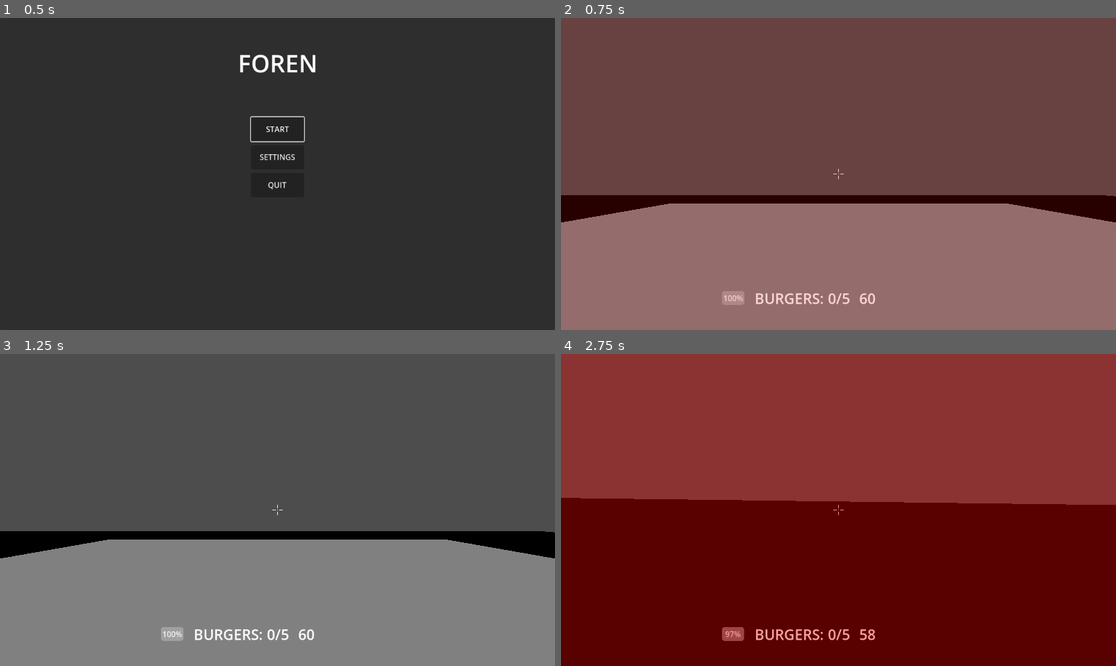
Above: before the commit, frames 1-4 (two rows, left to right).
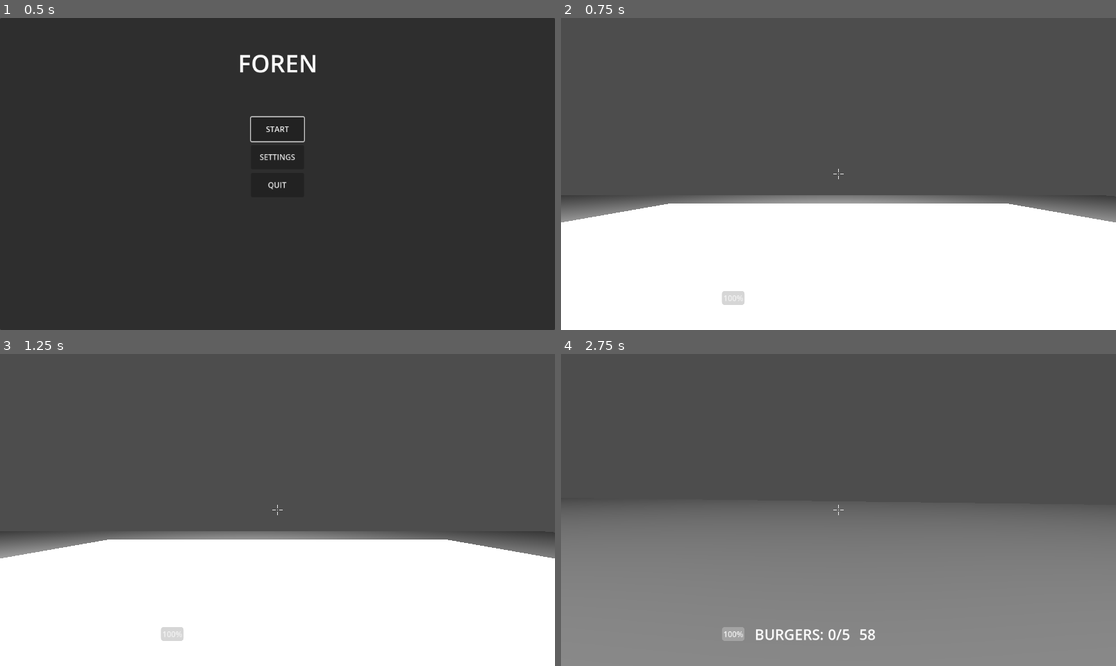
Above: after the commit, the same moments.

Repository: Gablinski/Foren
Game: Godot game, scene res://main_menu.tscn
Two runs of this game, one before a commit and one after it. Both use one fixed random seed, a clock stepped at 60 frames per second and the inputs below. The project has no main scene, so this scene is started directly.
Inputs (mouse positions are in pixels of both pictures, inside the frame that each line leads up to):
- Up to frame 1 (0.5 s): no input
- Up to frame 2 (0.75 s): click "START" at 0.5 s
- Up to frame 3 (1.25 s): no input
- Up to frame 4 (2.75 s): tap Enter at 1.25 s; move the mouse to (866, 510) at 1.27 s; hold W (move_forward) from 1.28 s (still down); tap Q (dash) at 1.35, 2.3 s; tap Space (jump) at 1.52, 2.27 s; tap R (run) at 1.55, 2.1 s; move the mouse to (810, 510) at 2.02 s

Frame 1 is identical in both runs. In frame 2, 100% of the frame differs, in the area x 0-100%, y 0-100%; in frame 3, 43%; in frame 4, 100%.

Commit message:
TUNG TUNG TUNG UNTUNTUNGURNRG

Diff:
--- a/burger_pickup.tscn
+++ b/burger_pickup.tscn
@@ -1,11 +1,10 @@
 [gd_scene format=3 uid="uid://detb76mk3kscn"]
 
 [ext_resource type="Script" uid="uid://ds2miovr824b8" path="res://burger_pickup.gd" id="1_gx4nq"]
+[ext_resource type="PackedScene" uid="uid://k4fgx62uv10h" path="res://burger.glb" id="2_0duc7"]
 
 [sub_resource type="SphereShape3D" id="SphereShape3D_ejlhg"]
 radius = 0.6
-
-[sub_resource type="SphereMesh" id="SphereMesh_0duc7"]
 
 [node name="BurgerPickup" type="Area3D" unique_id=461418647]
 collision_layer = 2
@@ -14,5 +13,4 @@
 [node name="CollisionShape3D" type="CollisionShape3D" parent="." unique_id=385228794]
 shape = SubResource("SphereShape3D_ejlhg")
 
-[node name="(Place Holder)" type="MeshInstance3D" parent="." unique_id=1372378515]
-mesh = SubResource("SphereMesh_0duc7")
+[node name="burger2" parent="." unique_id=1566766131 instance=ExtResource("2_0duc7")]
--- a/node_3d.tscn
+++ b/node_3d.tscn
@@ -24,7 +24,6 @@
 
 [node name="Player" parent="." unique_id=1082028449 groups=["player"] instance=ExtResource("2_jka67")]
 transform = Transform3D(1, 0, 0, 0, 1, 0, 0, 0, 1, 0, 0.43067098, 0)
-slide_duration = 1.4
 
 [node name="TestingObjects" type="Node" parent="." unique_id=1146520545]
 
@@ -182,7 +181,7 @@
 grow_vertical = 2
 text = "QUIT"
 
-[node name="PauseMenu" type="CanvasLayer" parent="." unique_id=2012220508]
+[node name="PauseMenu" type="CanvasLayer" parent="." unique_id=2012220508 groups=["pause_menu"]]
 process_mode = 3
 layer = 10
 script = ExtResource("8_6iypd")
--- a/pause_menu.gd
+++ b/pause_menu.gd
@@ -2,7 +2,8 @@
 
 @export var main_menu_scene : String = "res://main_menu.tscn"
 
-var _paused : bool = false
+var _paused    : bool = false
+var _game_over : bool = false
 
 @onready var panel          : Panel  = $Panel
 @onready var resume_button  : Button = $Panel/ResumeButton
@@ -15,7 +16,12 @@
 	restart_button.pressed.connect(_on_restart)
 	quit_button.pressed.connect(_on_quit)
 
+func set_game_over() -> void:
+	_game_over = true
+
 func _input(event: InputEvent) -> void:
+	if _game_over:
+		return
 	if event is InputEventMouseMotion:
 		return
 	if event is InputEventKey and event.pressed and not event.echo:
--- a/player.gd
+++ b/player.gd
@@ -19,12 +19,6 @@
 @export var jump_buffer_time : float = 0.12
 @export var max_fall_speed   : float = 32.0
 
-## Slide
-@export var slide_speed         : float = 18.0
-@export var slide_duration      : float = 2.5
-@export var slide_height_full   : float = 1.8
-@export var slide_height_crouch : float = 0.5
-
 ## Dash
 @export var dash_speed       : float = 24.0
 @export var dash_duration    : float = 0.16
@@ -42,8 +36,8 @@
 # ─────────────────────────────────────────────
 #  NODE REFERENCES
 # ─────────────────────────────────────────────
-@onready var camera_rig : Node3D          = $CameraRig
-@onready var camera     : Camera3D        = $CameraRig/Camera3D
+@onready var camera_rig : Node3D           = $CameraRig
+@onready var camera     : Camera3D         = $CameraRig/Camera3D
 @onready var collision  : CollisionShape3D = $CollisionShape3D
 
 # ─────────────────────────────────────────────
@@ -57,10 +51,6 @@
 var _was_grounded     : bool  = false
 var _jump_held        : bool  = false
 var _jump_was_pressed : bool  = false
-
-var _sliding    : bool    = false
-var _slide_timer : float  = 0.0
-var _slide_dir  : Vector3 = Vector3.ZERO
 
 var _dashing       : bool    = false
 var _dash_timer    : float   = 0.0
@@ -147,11 +137,10 @@
 	_handle_dash(delta)
 
 	# ── Horizontal movement ──────────────────
-	if not _dashing:
-		_handle_movement(delta, grounded)
-
-	# ── Head-bob — only runs when NOT sliding ─
-	if bob_enabled and not _sliding:
+	_handle_movement(delta, grounded)
+
+	# ── Head-bob ────────────────────────────
+	if bob_enabled:
 		_update_bob(delta, grounded)
 
 	move_and_slide()
@@ -162,10 +151,6 @@
 #  MOVEMENT
 # ─────────────────────────────────────────────
 func _handle_movement(delta: float, grounded: bool) -> void:
-	if _sliding:
-		_handle_slide(delta, grounded)
-		return
-
 	var wish_dir := Vector3.ZERO
 	wish_dir.x = Input.get_axis("move_left",    "move_right")
 	wish_dir.z = Input.get_axis("move_forward", "move_back")
@@ -188,44 +173,6 @@
 	else:
 		velocity.x = move_toward(velocity.x, target_vel.x, air_acceleration * delta)
 		velocity.z = move_toward(velocity.z, target_vel.z, air_acceleration * delta)
-
-	# Start slide
-	if Input.is_action_just_pressed("run") and grounded and \
-			Vector3(velocity.x, 0, velocity.z).length() > 1.0:
-		_sliding     = true
-		_slide_timer = slide_duration
-		_slide_dir   = Vector3(velocity.x, 0, velocity.z).normalized()
-		_set_crouch(true)
-
-
-# ─────────────────────────────────────────────
-#  SLIDE
-# ─────────────────────────────────────────────
-func _handle_slide(delta: float, grounded: bool) -> void:
-	_slide_timer -= delta
-
-	if _slide_timer <= 0.0 or Input.is_action_just_pressed("run") or not grounded:
-		_sliding = false
-		_set_crouch(false)
-		return
-
-	var t : float = _slide_timer / slide_duration
-	var current_speed : float = lerp(max_speed * 0.4, slide_speed, t)
-	velocity.x = _slide_dir.x * current_speed
-	velocity.z = _slide_dir.z * current_speed
-
-# ─────────────────────────────────────────────
-#  CROUCH
-# ─────────────────────────────────────────────
-func _set_crouch(crouching: bool) -> void:
-	var shape := collision.shape as CapsuleShape3D
-	if shape:
-		shape.height = slide_height_crouch if crouching else slide_height_full
-
-	var target_y := _cam_base_y - 0.9 if crouching else _cam_base_y
-	var tween := create_tween()
-	tween.tween_property(camera_rig, "position:y", target_y, 0.08) \
-		.set_trans(Tween.TRANS_LINEAR).set_ease(Tween.EASE_IN_OUT)
 
 
 # ─────────────────────────────────────────────
@@ -263,9 +210,6 @@
 #  HEAD-BOB
 # ─────────────────────────────────────────────
 func _update_bob(delta: float, grounded: bool) -> void:
-	if _sliding:
-		return
-
 	var horizontal_speed := Vector3(velocity.x, 0.0, velocity.z).length()
 	if grounded and horizontal_speed > 0.5:
 		_bob_t += delta * bob_freq * (horizontal_speed / max_speed)
--- a/rising_platform.tscn
+++ b/rising_platform.tscn
@@ -9,9 +9,11 @@
 size = Vector3(100, 0.5, 100)
 
 [sub_resource type="BoxShape3D" id="BoxShape3D_t2an0"]
-size = Vector3(108.94385, 508.69824, 100)
+size = Vector3(108.94385, 505.8828, 100)
 
 [node name="RisingPlatform" type="AnimatableBody3D" unique_id=273068262]
+collision_layer = 4
+collision_mask = 0
 script = ExtResource("1_0yydv")
 rise_speed = 1.0
 
@@ -25,5 +27,5 @@
 collision_layer = 2
 
 [node name="CollisionShape3D" type="CollisionShape3D" parent="Area3D" unique_id=361224625]
-transform = Transform3D(1, 0, 0, 0, 1, 0, 0, 0, 1, 0, -251.78444, 0)
+transform = Transform3D(1, 0, 0, 0, 1, 0, 0, 0, 1, 0, -253.19215, 0)
 shape = SubResource("BoxShape3D_t2an0")
--- a/win_lose_green.gd
+++ b/win_lose_green.gd
@@ -11,10 +11,10 @@
 @onready var quit_button    : Button = $Panel/QuitButton
 
 func _ready() -> void:
+	process_mode = Node.PROCESS_MODE_ALWAYS
 	panel.visible = false
 	restart_button.pressed.connect(_on_restart)
 	quit_button.pressed.connect(_on_quit)
-
 	await get_tree().process_frame
 	var gm := get_tree().get_first_node_in_group("game_manager")
 	if gm:
@@ -32,6 +32,10 @@
 	_show_screen()
 
 func _show_screen() -> void:
+	get_tree().paused = true
+	var pm := get_tree().get_first_node_in_group("pause_menu")
+	if pm:
+		pm.set_game_over()
 	panel.visible = true
 	Input.mouse_mode = Input.MOUSE_MODE_VISIBLE
 	restart_button.grab_focus()
@@ -41,9 +45,11 @@
 		.set_trans(Tween.TRANS_QUAD).set_ease(Tween.EASE_OUT)
 
 func _on_restart() -> void:
+	get_tree().paused = false
 	Input.mouse_mode = Input.MOUSE_MODE_CAPTURED
 	get_tree().reload_current_scene()
 
 func _on_quit() -> void:
+	get_tree().paused = false
 	Input.mouse_mode = Input.MOUSE_MODE_VISIBLE
 	get_tree().change_scene_to_file(main_menu_scene)
Binary file added: burger.glb
Not shown, added: burger.glb.import
